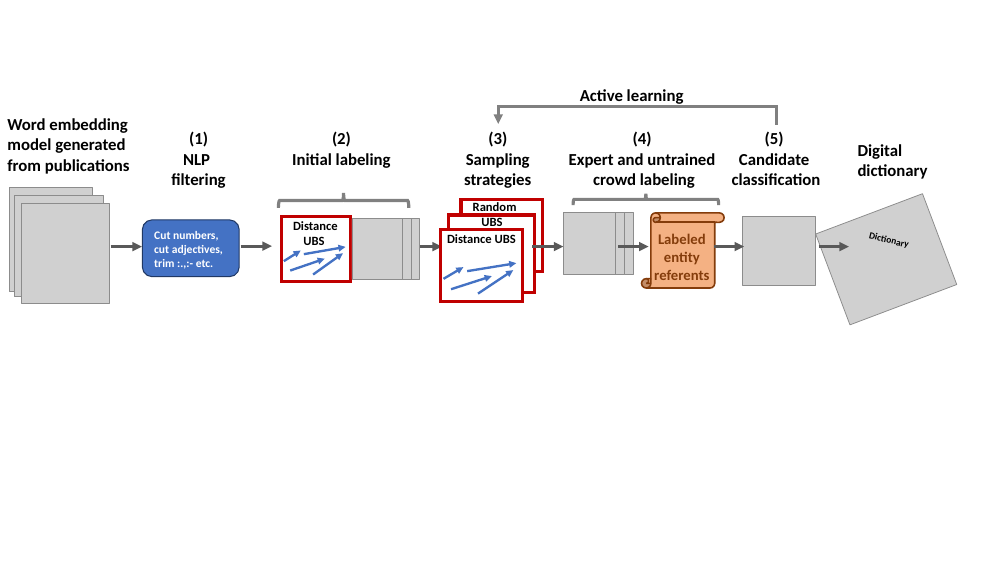
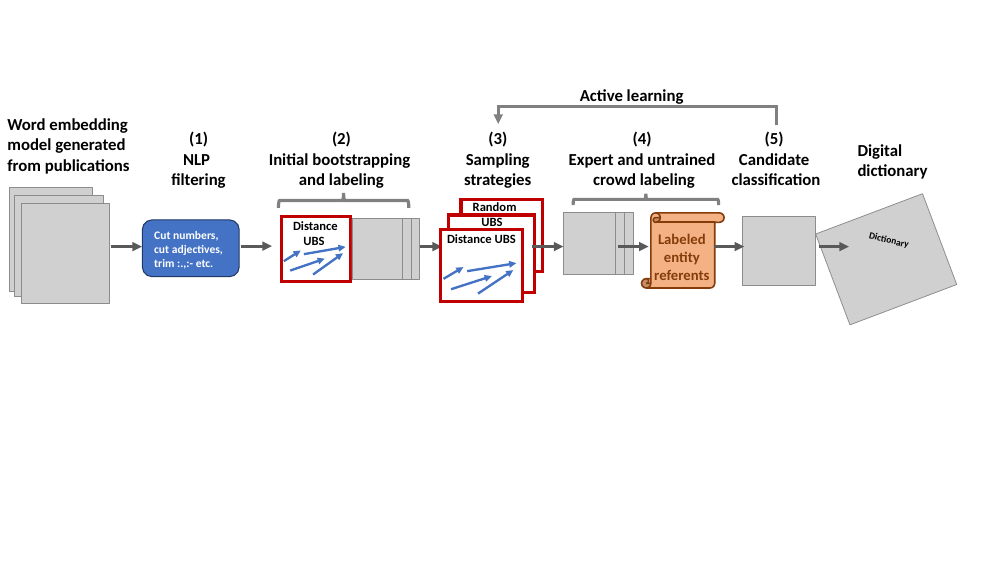
Before and after one commit to rtchoua/activePolyNER, a slide deck: slide 4 of alpolyner.pptx. Drawn at 1008x567 pixels with LibreOffice and Linux fonts; fonts in the diff are those of the drawing; grey boxes stand for pictures. Boxes give left, top, right and bottom in pixels: in the first picture for what was removed or moved away, otherwise in the second. Text is boxed around its words. In the diff, an @@ line names an element or a change of style, - is before the commit and + after.

```diff
--- a/alpolyner.pptx
+++ b/alpolyner.pptx
@@ text "(2)": place and size @@
-text "(2)" at box(292, 131, 391, 168)
+text "(2)" at box(269, 131, 410, 188)
@@ text at box(269, 153, 410, 188): text changed @@
-Initial labeling
+Initial bootstrapping
+and labeling
```
Also in this commit, not shown: 4 other files.
